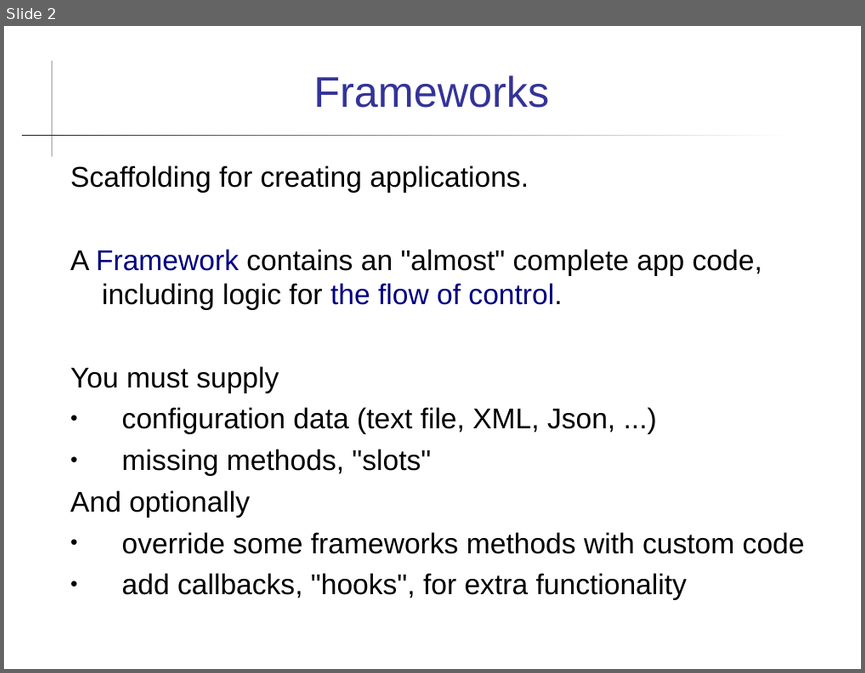
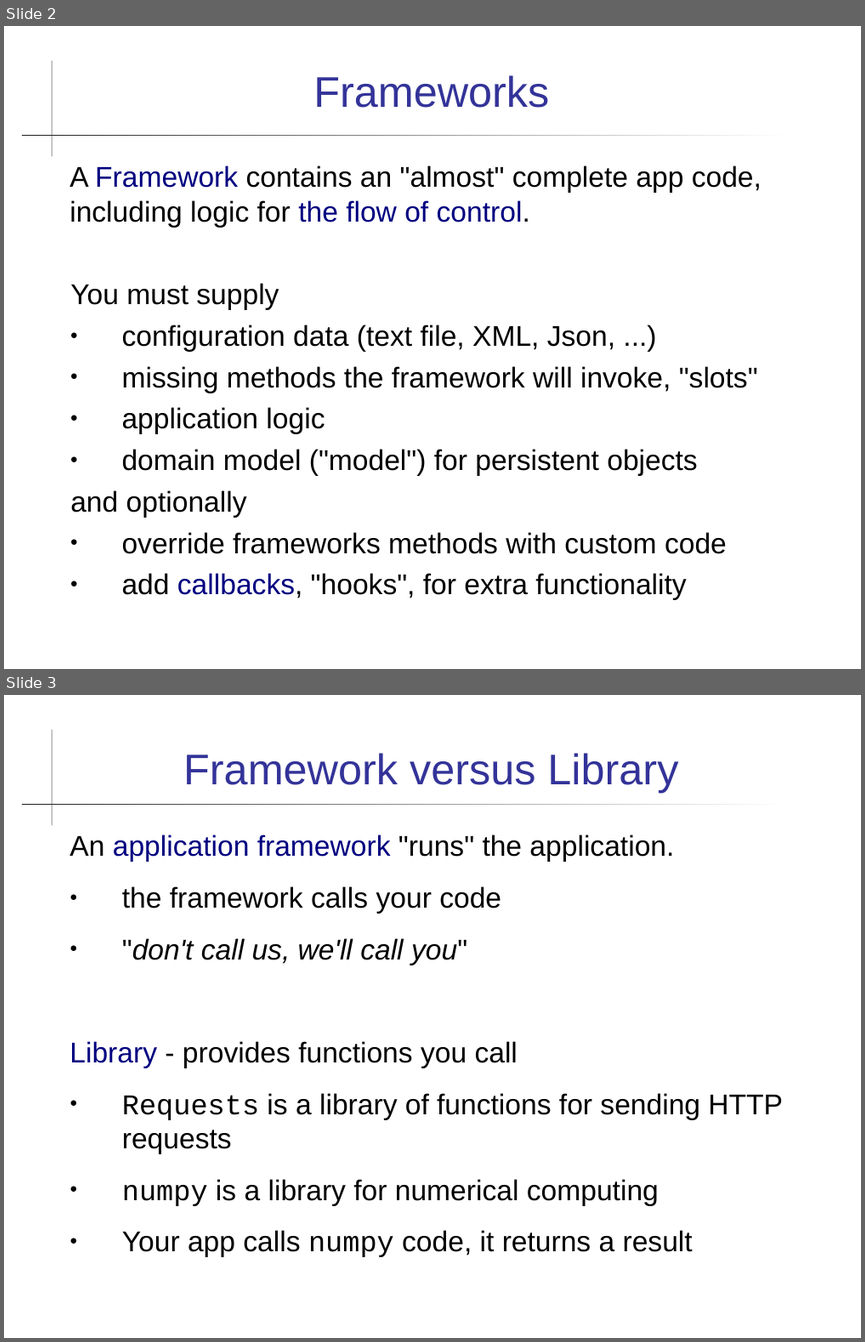
Before and after one commit to cpske/ISP, a slide deck: web/Frameworks.ppt. Shown one above the other, each under a label of ours: slide 2 before the commit, slides 2 and 3 after it. The pictures are 865x673 and 865x1342 pixels, drawn with LibreOffice and Linux fonts; fonts in the diff are those of the drawing. Boxes give left, top, right and bottom in pixels: in the first picture for what was removed or moved away, otherwise in the second. Text is boxed around its words. In the diff, an @@ line names an element or a change of style, - is before the commit and + after.

Commit message:
update presentation on frameworks and web servers

```diff
--- a/web/Frameworks.ppt
+++ b/web/Frameworks.ppt
@@ slide 3 added at [4,695,861,1338], background #FFFFFF; not listed: 2 template elements that a slide beside it also shows @@
@@ title added at [183,753,678,793], 36 pt, text #333399 @@
+Framework versus Library
@@ text added at [69,834,783,1257], 24 pt, text #000000 @@
+An application framework "runs" the application.
+● the framework calls your code
+● "don't call us, we'll call you"
+Library - provides functions you call
+● Requests is a library of functions for sending HTTP requests
+● numpy is a library for numerical computing
+● Your app calls numpy code, it returns a result
@@ slide 2 changed as well @@
@@ text at [69,165,761,600]: text colour #000000 to #000080 in "callbacks,"; indent changed @@
@@ text at [70,165,528,193]: paragraph removed @@
-Scaffolding for creating applications.
@@ text at [70,366,758,554]: text changed @@
-● missing methods, "slots"
-And optionally
-● override some frameworks methods with custom code
+● missing methods the framework will invoke, "slots"
+● application logic
+● domain model ("model") for persistent objects
+and optionally
+● override frameworks methods with custom code
```
Also in this commit, not shown: 6 other slides changed, 2 other files.
